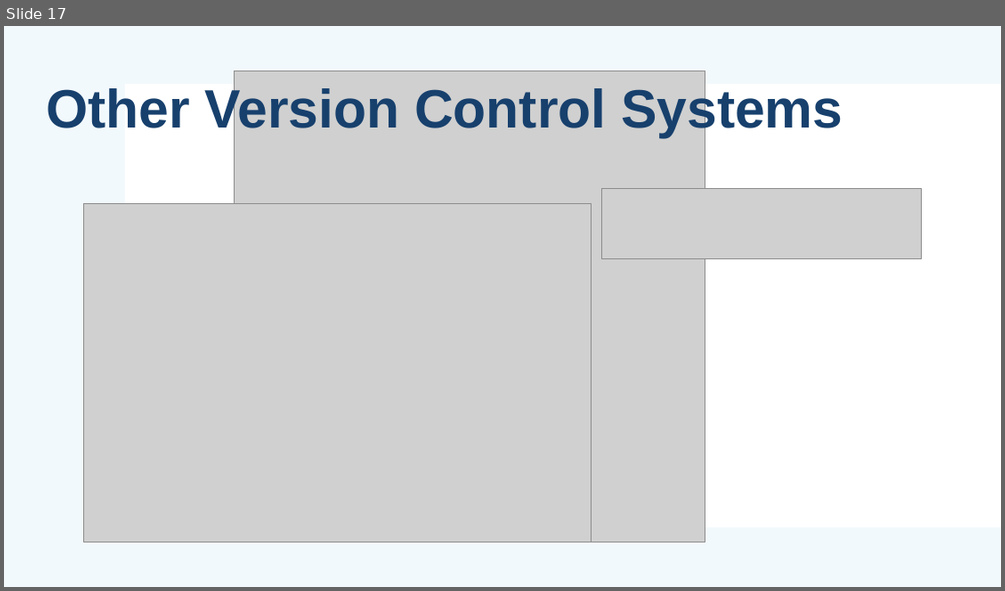
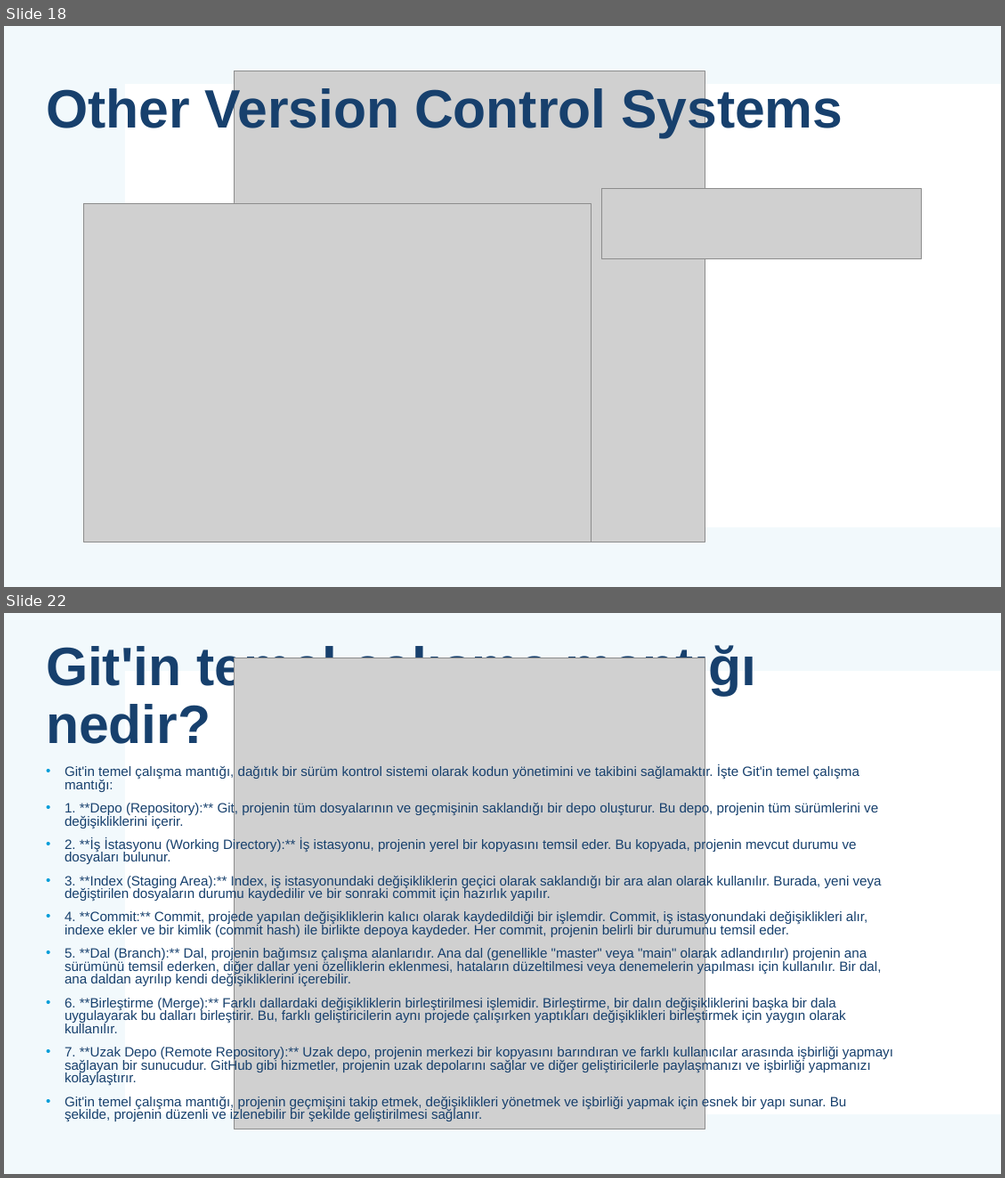
Before and after one commit to mehmetsungur/GitGithub, a slide deck: GitGithub.pptx. Shown one above the other, each under a label of ours: slide 17 before the commit, slides 18 and 22 after it; the slides between them are not shown. The pictures are 1005x591 and 1005x1178 pixels, drawn with LibreOffice and Linux fonts; fonts in the diff are those of the drawing; grey boxes stand for pictures. Boxes give left, top, right and bottom in pixels: in the first picture for what was removed or moved away, otherwise in the second. Text is boxed around its words. In the diff, an @@ line names an element or a change of style, - is before the commit and + after.

```diff
--- a/GitGithub.pptx
+++ b/GitGithub.pptx
@@ slide 22 added at bbox=[4, 613, 1001, 1174], background #FFFFFF; not listed: 2 template elements that a slide beside it also shows @@
@@ title added at bbox=[46, 641, 756, 744], 52 pt, text #17406D, bold @@
+Git'in temel çalışma mantığı nedir?
@@ picture added at bbox=[235, 657, 704, 1128] @@
@@ text added at bbox=[65, 765, 893, 1109], 13 pt, text #17406D @@
+• Git'in temel çalışma mantığı, dağıtık bir sürüm kontrol sistemi olarak kodun yönetimini ve takibini sağlamaktır. İşte Git'in temel çalışma mantığı:
+• 1. **Depo (Repository):** Git, projenin tüm dosyalarının ve geçmişinin saklandığı bir depo oluşturur. Bu depo, projenin tüm sürümlerini ve değişikliklerini içerir.
+• 2. **İş İstasyonu (Working Directory):** İş istasyonu, projenin yerel bir kopyasını temsil eder. Bu kopyada, projenin mevcut durumu ve dosyaları bulunur.
+• 3. **Index (Staging Area):** Index, iş istasyonundaki değişikliklerin geçici olarak saklandığı bir ara alan olarak kullanılır. Burada, yeni veya değiştirilen dosyaların durumu kaydedilir ve bir sonraki commit için hazırlık yapılır.
+• 4. **Commit:** Commit, projede yapılan değişikliklerin kalıcı olarak kaydedildiği bir işlemdir. Commit, iş istasyonundaki değişiklikleri alır, indexe ekler ve bir kimlik (commit hash) ile birlikte depoya kaydeder. Her commit, projenin belirli bir durumunu temsil eder.
+• 5. **Dal (Branch):** Dal, projenin bağımsız çalışma alanlarıdır. Ana dal (genellikle "master" veya "main" olarak adlandırılır) projenin ana sürümünü temsil ederken, diğer dallar yeni özelliklerin eklenmesi, hataların düzeltilmesi veya denemelerin yapılması için kullanılır. Bir dal, ana daldan ayrılıp kendi değişikliklerini içerebilir.
+• 6. **Birleştirme (Merge):** Farklı dallardaki değişikliklerin birleştirilmesi işlemidir. Birleştirme, bir dalın değişikliklerini başka bir dala uygulayarak bu dalları birleştirir. Bu, farklı geliştiricilerin aynı projede çalışırken yaptıkları değişiklikleri birleştirmek için yaygın olarak kullanılır.
+• 7. **Uzak Depo (Remote Repository):** Uzak depo, projenin merkezi bir kopyasını barındıran ve farklı kullanıcılar arasında işbirliği yapmayı sağlayan bir sunucudur. GitHub gibi hizmetler, projenin uzak depolarını sağlar ve diğer geliştiricilerle paylaşmanızı ve işbirliği yapmanızı kolaylaştırır.
+• Git'in temel çalışma mantığı, projenin geçmişini takip etmek, değişiklikleri yönetmek ve işbirliği yapmak için esnek bir yapı sunar. Bu şekilde, projenin düzenli ve izlenebilir bir şekilde geliştirilmesi sağlanır.
@@ what was slide 17 is now slide 18 @@
```
Also in this commit, not shown: 1 slide changed, 12 other slides added, 1 other file.
